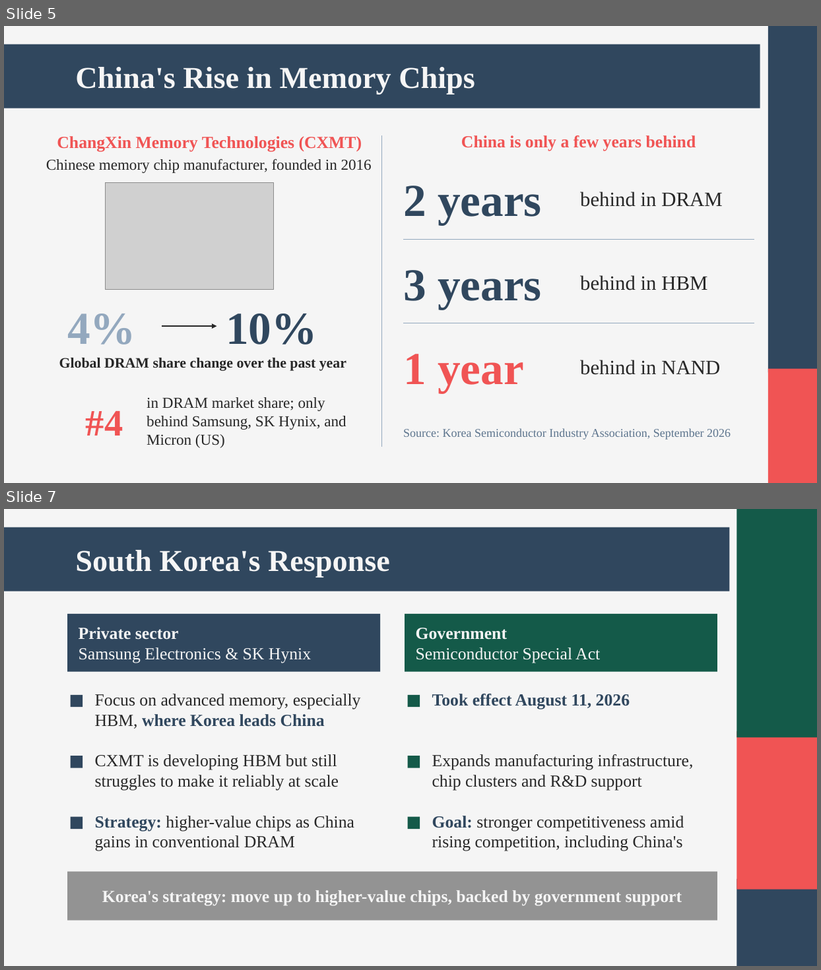
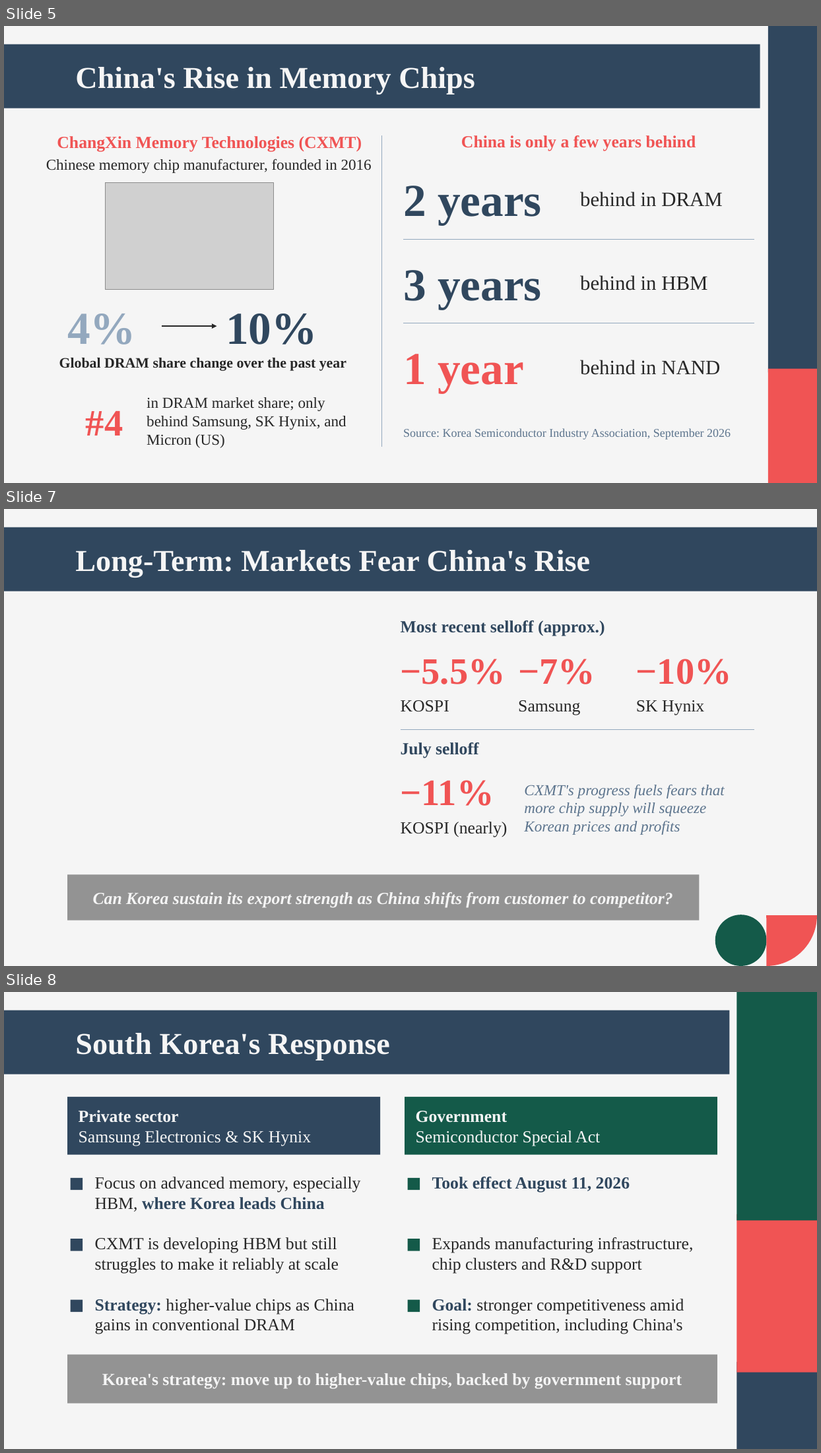
Before and after one commit to andyandrewc21-cyber/owner-repo, a slide deck: korea-china-trade.pptx. Shown one above the other, each under a label of ours: slides 5 and 7 before the commit, slides 5, 7 and 8 after it; the slides between them are not shown. The pictures are 821x970 and 821x1453 pixels, drawn with LibreOffice and Linux fonts; fonts in the diff are those of the drawing; grey boxes stand for pictures. Boxes give left, top, right and bottom in pixels: in the first picture for what was removed or moved away, otherwise in the second. Text is boxed around its words. In the diff, an @@ line names an element or a change of style, - is before the commit and + after.

```diff
--- a/korea-china-trade.pptx
+++ b/korea-china-trade.pptx
@@ slide 7 added at (4, 509, 817, 966), background #F5F5F5 @@
@@ rectangle added at (4, 527, 817, 591), fill #30475E @@
@@ title added at (75, 550, 590, 578), 36 pt, text #F5F5F5, bold @@
+Long-Term: Markets Fear China's Rise
@@ text added at (401, 621, 605, 636), 20 pt, text #30475E, bold @@
+Most recent selloff (approx.)
@@ text added at (401, 659, 506, 685), 44 pt, text #F05454, bold @@
+−5.5%
@@ text added at (518, 659, 595, 685), 44 pt, text #F05454, bold @@
+−7%
@@ text added at (636, 659, 732, 685), 44 pt, text #F05454, bold @@
+−10%
@@ text added at (401, 700, 450, 712), 20 pt, text #272727 @@
+KOSPI
@@ text added at (518, 700, 580, 716), 20 pt, text #272727 @@
+Samsung
@@ text added at (636, 700, 704, 716), 20 pt, text #272727 @@
+SK Hynix
@@ line added from (401, 730) to (754, 730), #93A8BE 0.75 pt @@
@@ text added at (401, 743, 479, 758), 20 pt, text #30475E, bold @@
+July selloff
@@ text added at (401, 780, 494, 806), 44 pt, text #F05454, bold @@
+−11%
@@ text added at (524, 785, 725, 835), 18 pt, text #5C748D, italic @@
+CXMT's progress fuels fears that more chip supply will squeeze Korean prices and profits
@@ text added at (401, 822, 507, 837), 20 pt, text #272727 @@
+KOSPI (nearly)
@@ rectangle added at (67, 875, 700, 921), fill #939393, 20 pt, text #F5F5F5, bold, italic @@
+Can Korea sustain its export strength as China shifts from customer to competitor?
@@ pie slice (boxed as its full ellipse) added at (716, 865, 817, 966), fill #F05454 @@
@@ ellipse added at (715, 916, 766, 966), fill #145A49 @@
@@ what was slide 7 is now slide 8 @@
```
Also in this commit, not shown: 1 slide changed.
